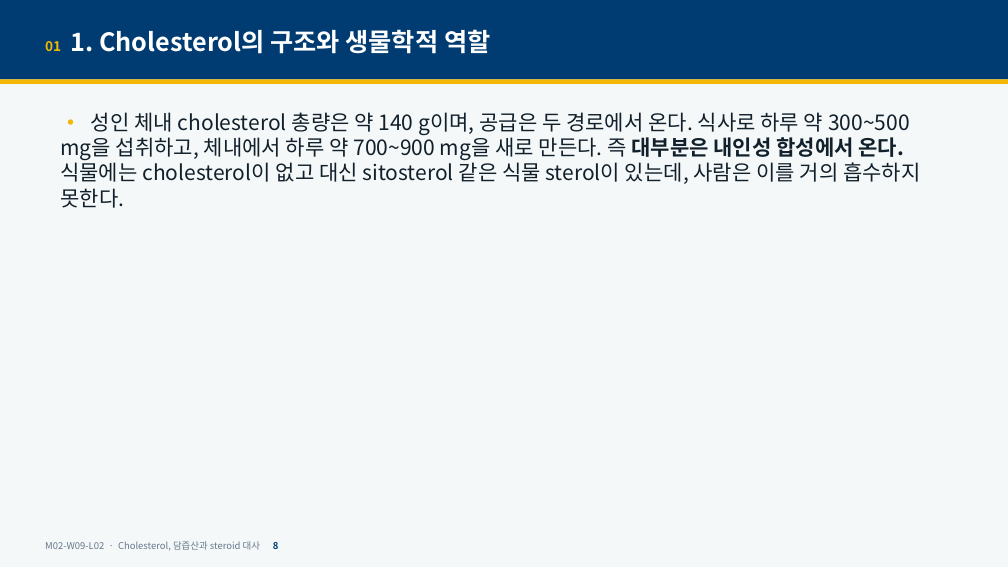
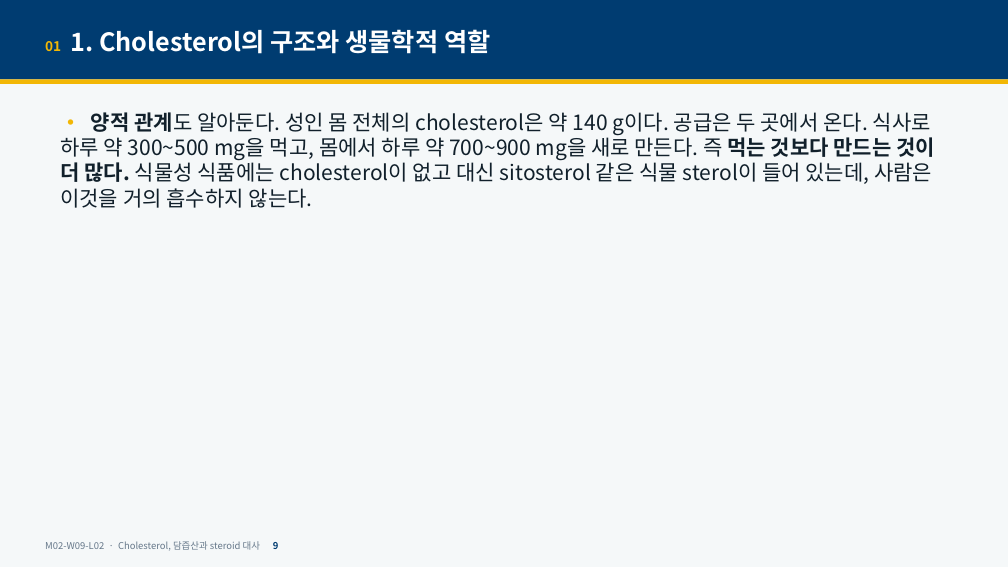
Before and after one commit to hoperiasd2/hoperiasd2.github.io, a slide deck: slide 9 of curriculum/M02/W09/L02/slides.pptx (slide 8 before the commit). Drawn at 1008x567 pixels with LibreOffice and Linux fonts; fonts in the diff are those of the drawing. Boxes give left, top, right and bottom in pixels: in the first picture for what was removed or moved away, otherwise in the second. Text is boxed around its words. In the diff, an @@ line names an element or a change of style, - is before the commit and + after.

```diff
--- a/curriculum/M02/W09/L02/slides.pptx
+++ b/curriculum/M02/W09/L02/slides.pptx
@@ text at (60, 112, 935, 208): text changed @@
-• 성인 체내 cholesterol 총량은 약 140 g이며, 공급은 두 경로에서 온다. 식사로 하루 약 300~500 mg을 섭취하고, 체내에서 하루 약 700~900 mg을 새로 만든다. 즉 대부분은 내인성 합성에서 온다. 식물에는 cholesterol이 없고 대신 sitosterol 같은 식물 sterol이 있는데, 사람은 이를 거의 흡수하지 못한다.
+• 양적 관계도 알아둔다. 성인 몸 전체의 cholesterol은 약 140 g이다. 공급은 두 곳에서 온다. 식사로 하루 약 300~500 mg을 먹고, 몸에서 하루 약 700~900 mg을 새로 만든다. 즉 먹는 것보다 만드는 것이 더 많다. 식물성 식품에는 cholesterol이 없고 대신 sitosterol 같은 식물 sterol이 들어 있는데, 사람은 이것을 거의 흡수하지 않는다.
```
Also in this commit, not shown: 40 other slides changed, 1 slide added, 6 other files.
